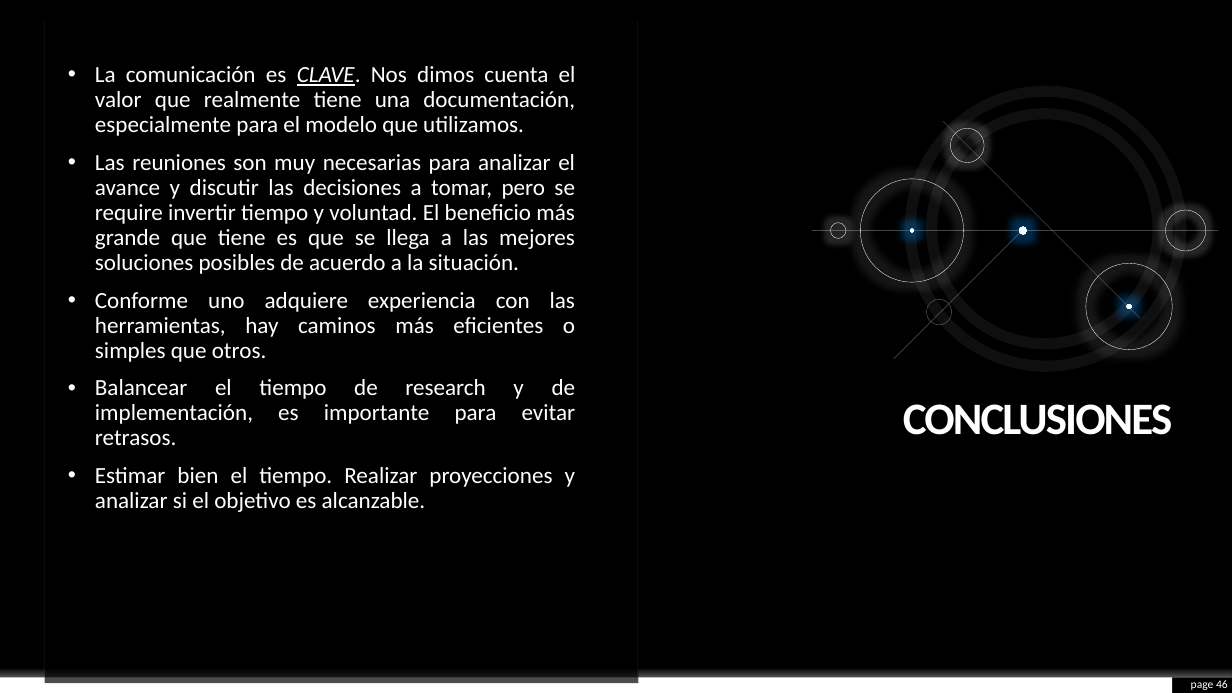
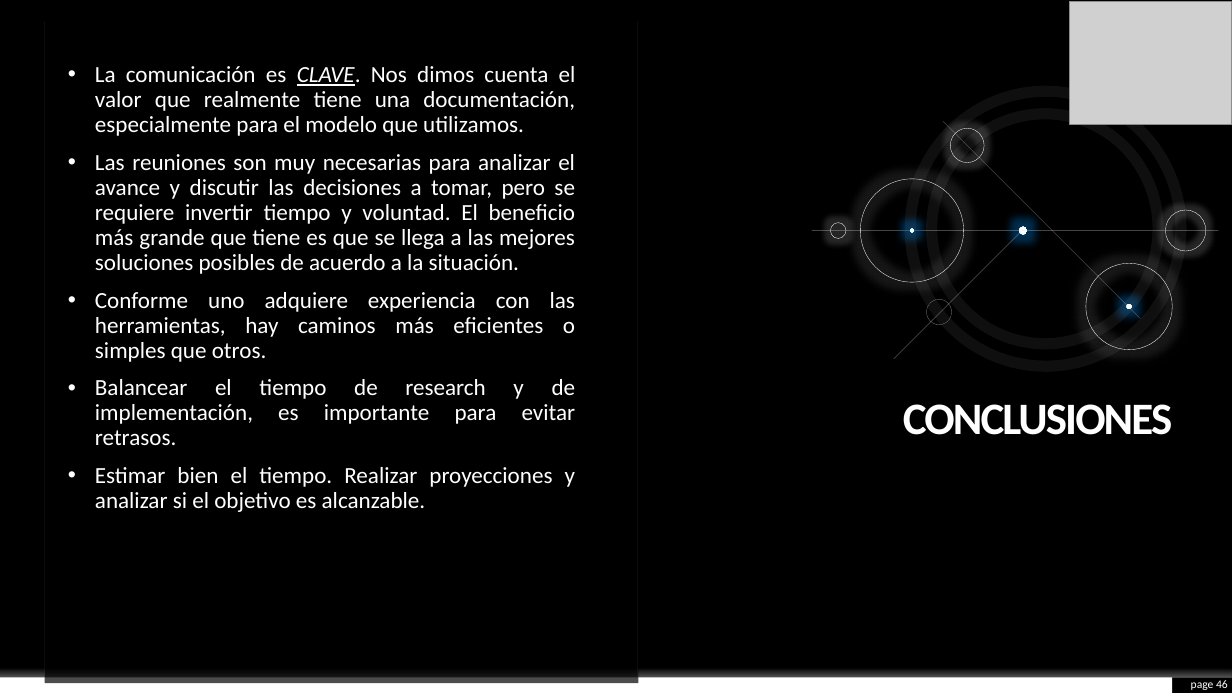
Before and after one commit to KevinHern/ingsoft, a slide deck: slide 46 of Docs/Presentacion_Final/final.pptx. Drawn at 1232x693 pixels with LibreOffice and Linux fonts; fonts in the diff are those of the drawing; grey boxes stand for pictures; background and template pictures are left out. Boxes give left, top, right and bottom in pixels: in the first picture for what was removed or moved away, otherwise in the second. Text is boxed around its words. In the diff, an @@ line names an element or a change of style, - is before the commit and + after.

Commit message:
Update

```diff
--- a/Docs/Presentacion_Final/final.pptx
+++ b/Docs/Presentacion_Final/final.pptx
@@ picture added at [1070, 2, 1232, 125] @@
@@ text at [95, 154, 575, 274]: text changed @@
-• Las reuniones son muy necesarias para analizar el avance y discutir las decisiones a tomar, pero se require invertir tiempo y voluntad. El beneficio más grande que tiene es que se llega a las mejores soluciones posibles de acuerdo a la situación.
+• Las reuniones son muy necesarias para analizar el avance y discutir las decisiones a tomar, pero se requiere invertir tiempo y voluntad. El beneficio más grande que tiene es que se llega a las mejores soluciones posibles de acuerdo a la situación.
```
Also in this commit, not shown: 43 other slides changed, 1 slide added, 1 slide removed.
